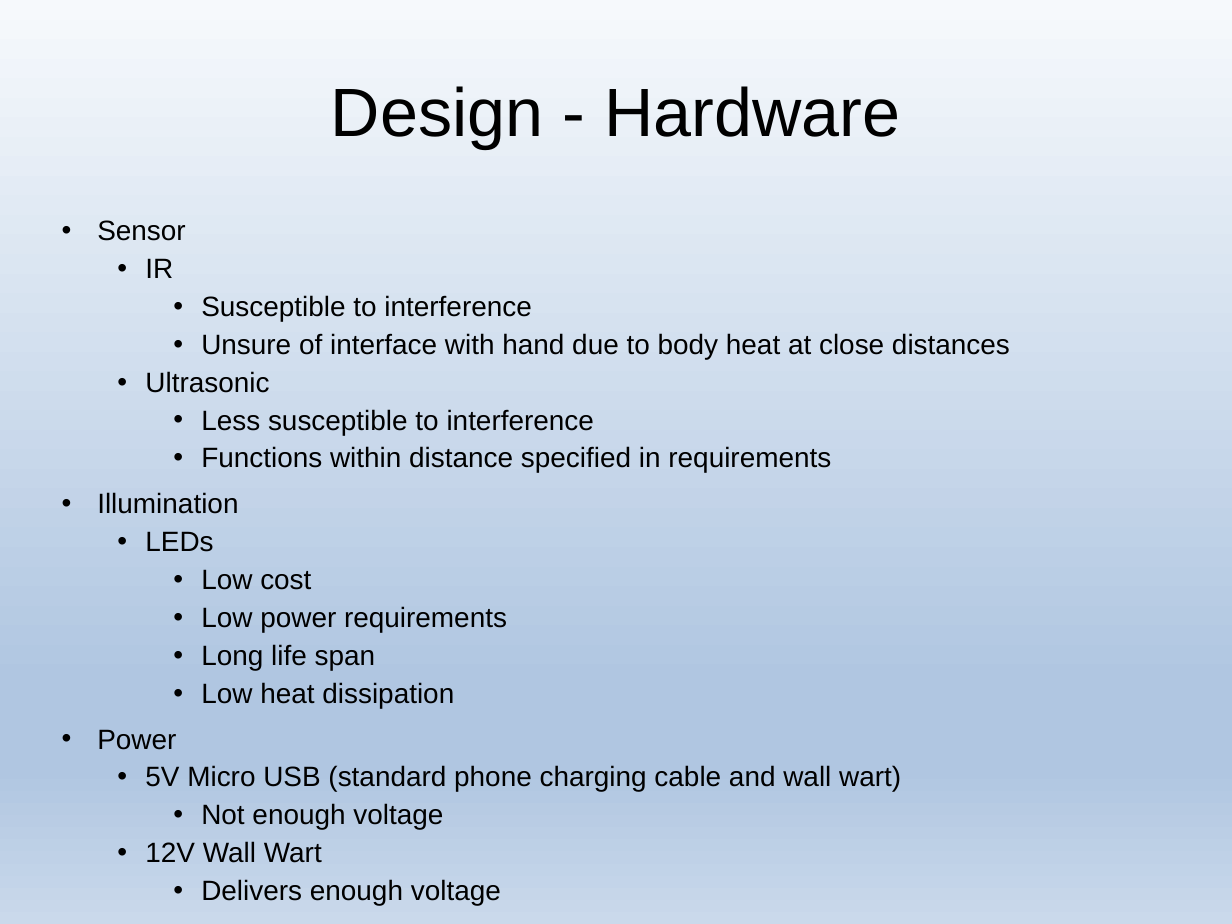
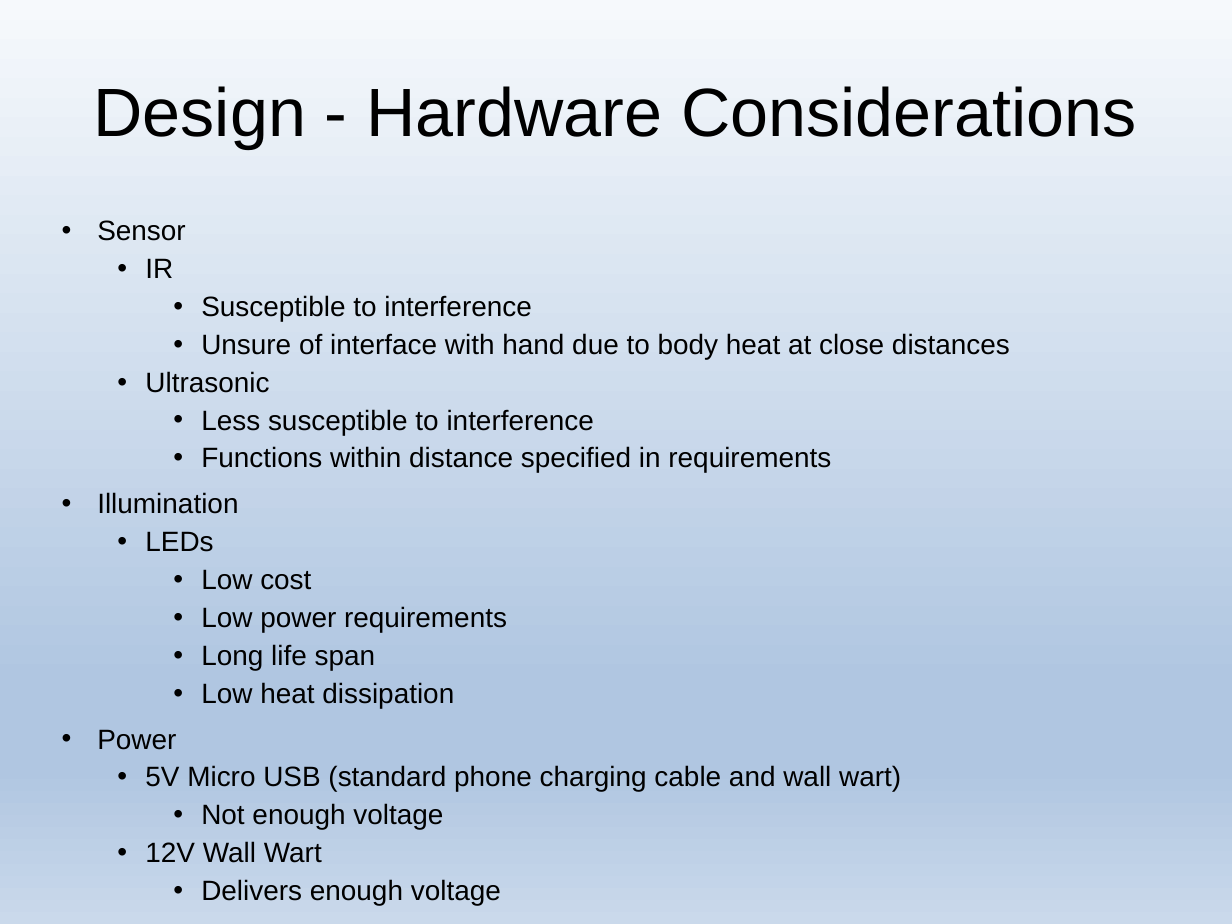
Before and after one commit to j1mb0/ECE411, a slide deck: slide 11 of T03_Final_Presentation.pptx (slide 10 before the commit). Drawn at 1232x924 pixels with LibreOffice and Linux fonts; fonts in the diff are those of the drawing. Boxes give left, top, right and bottom in pixels: in the first picture for what was removed or moved away, otherwise in the second. Text is boxed around its words. In the diff, an @@ line names an element or a change of style, - is before the commit and + after.

```diff
--- a/T03_Final_Presentation.pptx
+++ b/T03_Final_Presentation.pptx
@@ title at (x1=94, y1=86, x2=1136, y2=148): text changed @@
-Design - Hardware
+Design - Hardware Considerations
```
Also in this commit, not shown: 6 other slides changed, 4 slides added, 2 other files.
